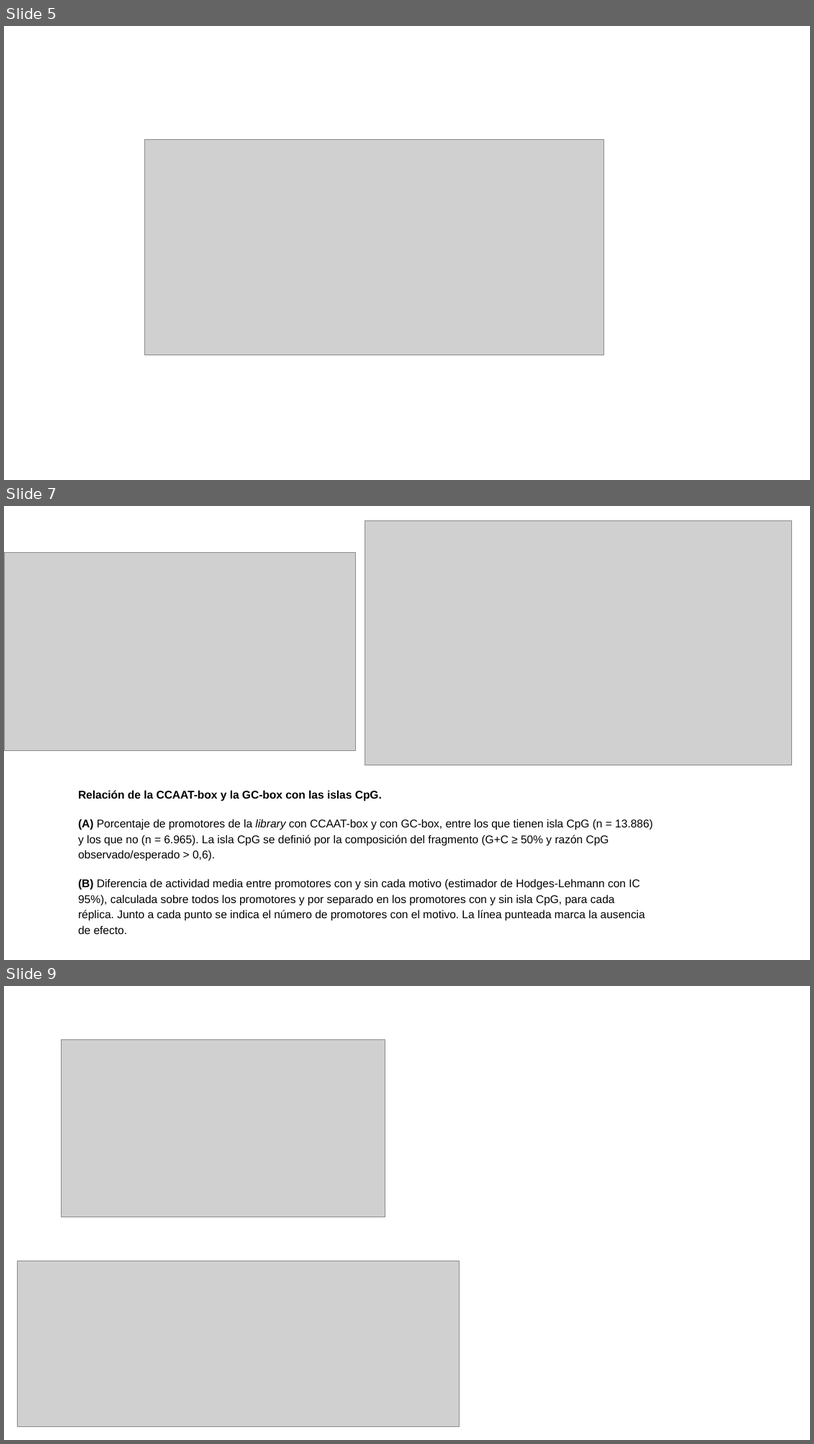
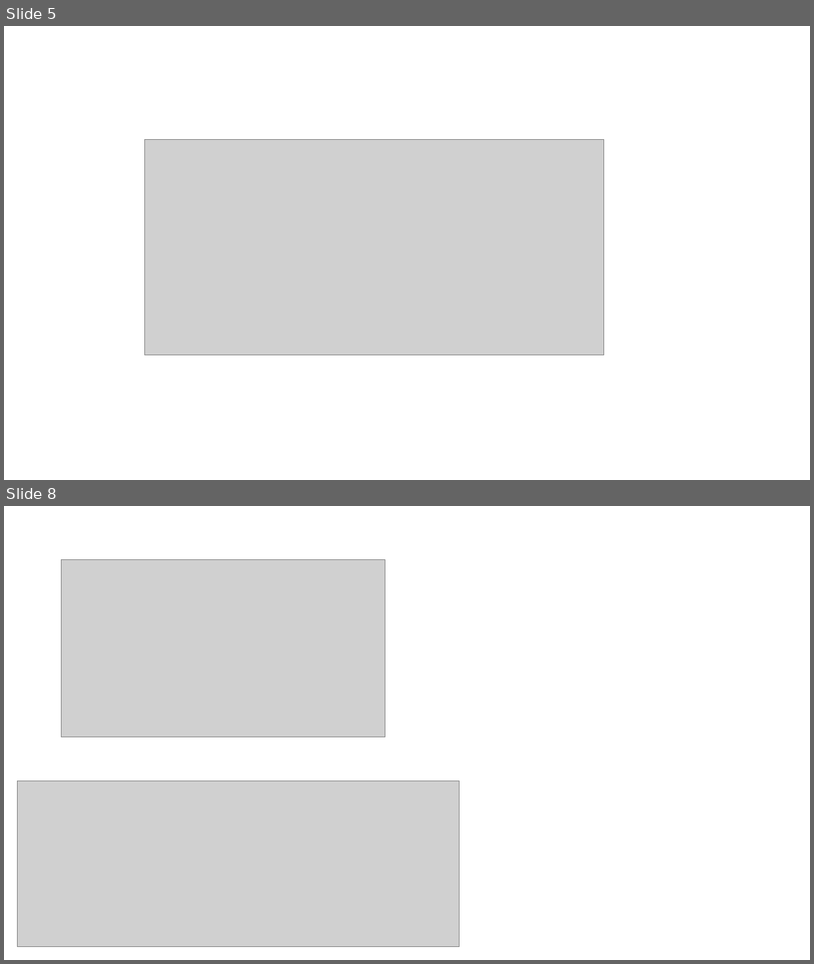
Before and after one commit to martin-iungman/TesisDoc, a slide deck: docs/Fig R2.pptx. Shown one above the other, each under a label of ours: slides 5, 7 and 9 before the commit, slides 5 and 8 after it; the slides between them are not shown. The pictures are 814x1444 and 814x964 pixels, drawn with LibreOffice and Linux fonts; fonts in the diff are those of the drawing; grey boxes stand for pictures. Boxes give left, top, right and bottom in pixels: in the first picture for what was removed or moved away, otherwise in the second. Text is boxed around its words. In the diff, an @@ line names an element or a change of style, - is before the commit and + after.

```diff
--- a/docs/Fig R2.pptx
+++ b/docs/Fig R2.pptx
@@ slide 7 removed at [4,506,810,960], background #FFFFFF @@
@@ picture removed at [365,521,792,765] @@
@@ picture removed at [4,553,355,750] @@
@@ text removed at [78,790,653,934] @@
-Relación de la CCAAT-box y la GC-box con las islas CpG.
-(A) Porcentaje de promotores de la library con CCAAT-box y con GC-box, entre los que tienen isla CpG (n = 13.886) y los que no (n = 6.965). La isla CpG se definió por la composición del fragmento (G+C ≥ 50% y razón CpG observado/esperado > 0,6).
-(B) Diferencia de actividad media entre promotores con y sin cada motivo (estimador de Hodges-Lehmann con IC 95%), calculada sobre todos los promotores y por separado en los promotores con y sin isla CpG, para cada réplica. Junto a cada punto se indica el número de promotores con el motivo. La línea punteada marca la ausencia de efecto.
@@ what was slide 9 is now slide 8 @@
```
Also in this commit, not shown: 4 slides added, 4 other slides removed.
